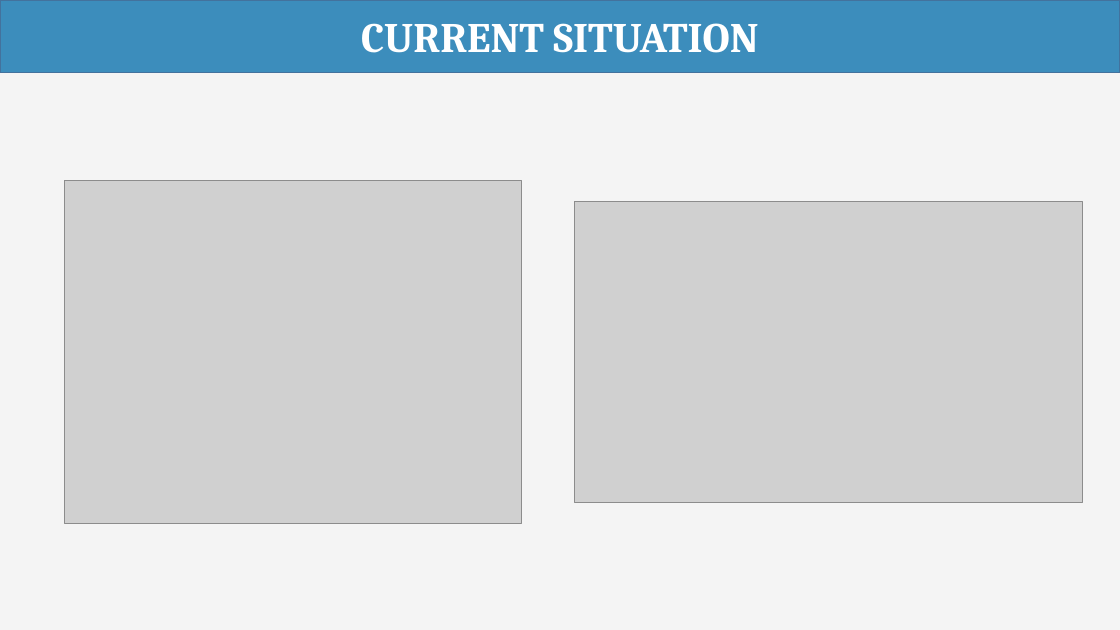
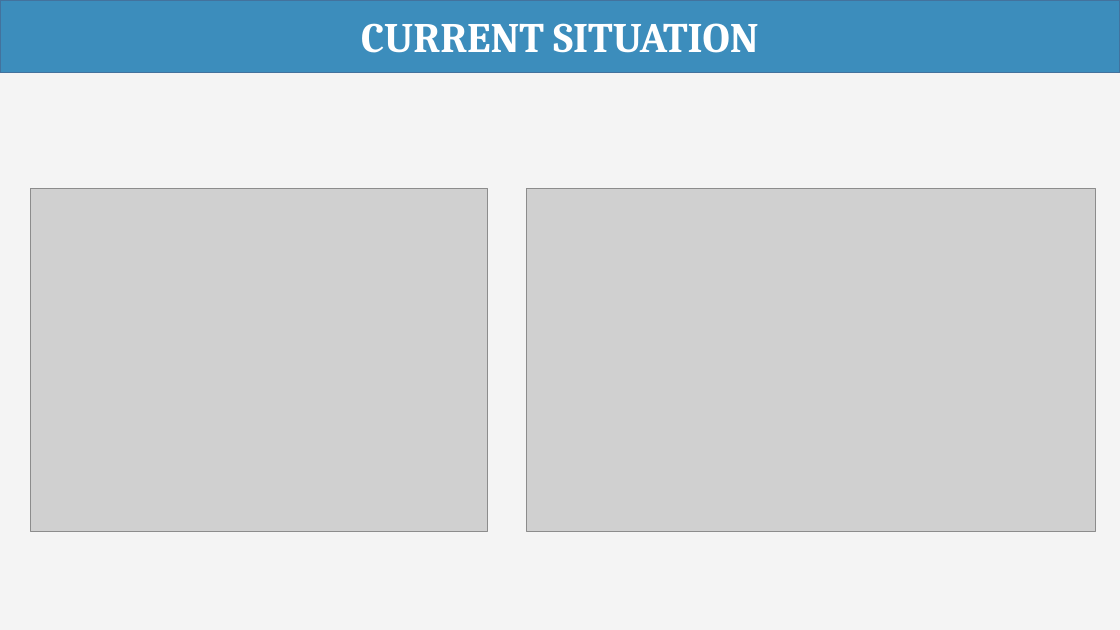
Before and after one commit to haltt051093/IMS-datacenter, a slide deck: slide 3 of Document/Presentation/IMS_20160422_Presentation.pptx. Drawn at 1120x630 pixels with LibreOffice and Linux fonts; fonts in the diff are those of the drawing; grey boxes stand for pictures. Boxes give left, top, right and bottom in pixels: in the first picture for what was removed or moved away, otherwise in the second. Text is boxed around its words. In the diff, an @@ line names an element or a change of style, - is before the commit and + after.

```diff
--- a/Document/Presentation/IMS_20160422_Presentation.pptx
+++ b/Document/Presentation/IMS_20160422_Presentation.pptx
@@ picture: place and size @@
-picture at (64,181,521,523)
+picture at (31,188,488,531)
@@ picture: place and size @@
-picture at (575,202,1082,502)
+picture at (527,188,1096,531)
```
Also in this commit, not shown: 1 other slide changed, 17 other files.
